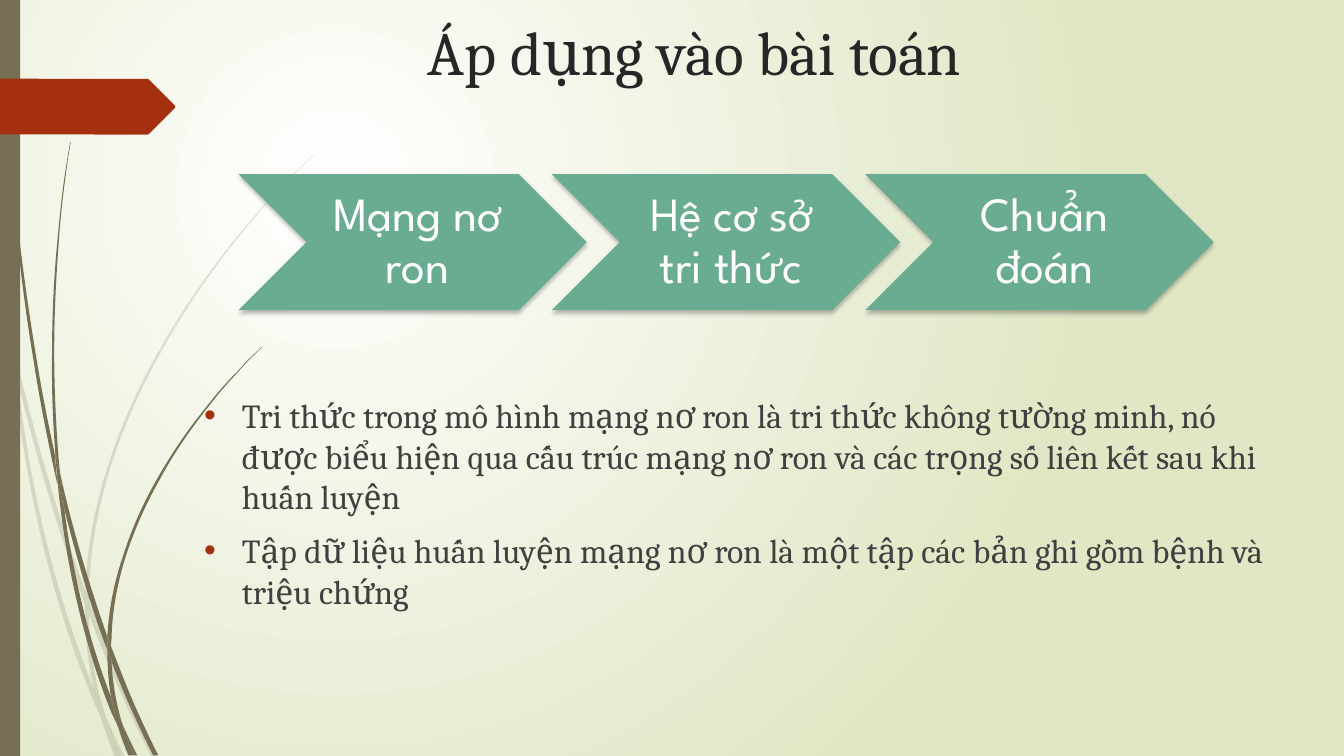
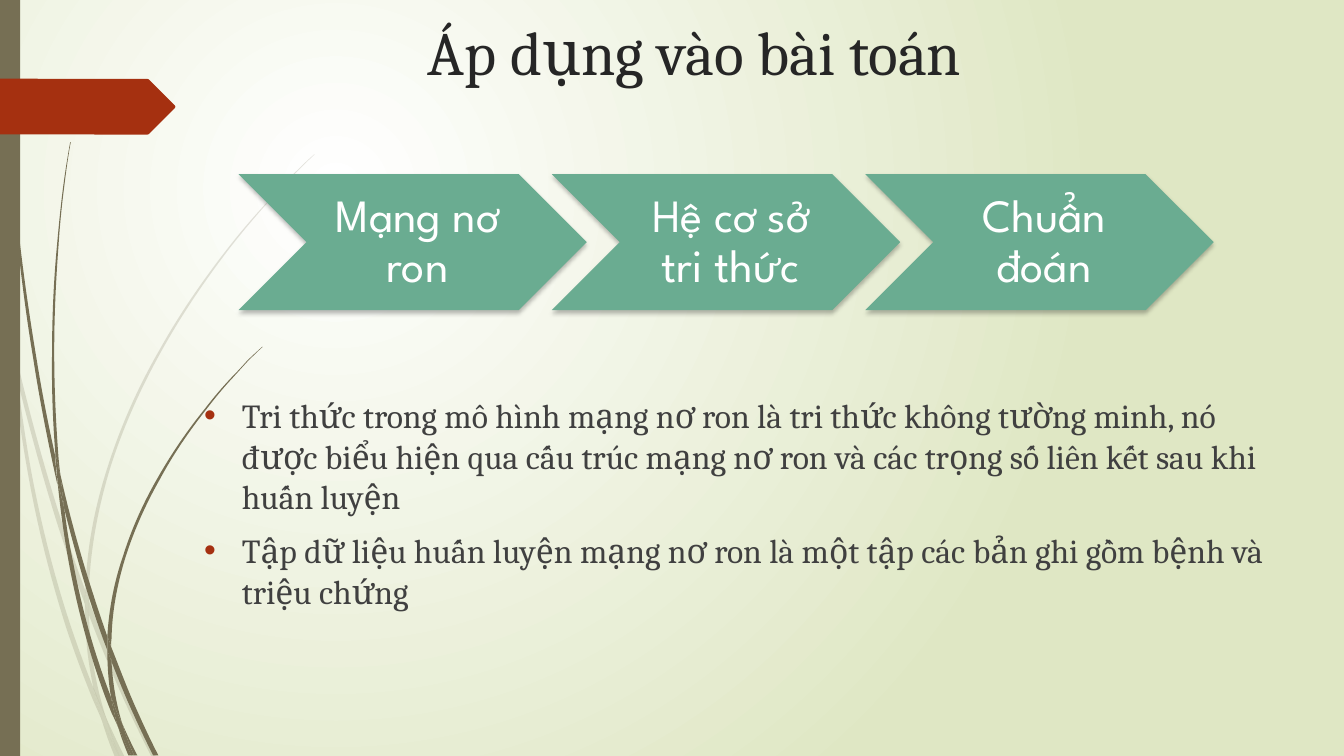
Before and after one commit to tienthienhd/Diagnostic_Diseases, a slide deck: slide 9 of chuẩn đoán bệnh.pptx. Drawn at 1344x756 pixels with LibreOffice and Linux fonts; fonts in the diff are those of the drawing. Boxes give left, top, right and bottom in pixels: in the first picture for what was removed or moved away, otherwise in the second. Text is boxed around its words. In the diff, an @@ line names an element or a change of style, - is before the commit and + after.

```diff
--- a/chuẩn đoán bệnh.pptx
+++ b/chuẩn đoán bệnh.pptx
@@ size 34 to 33 pt in 3 elements at [336,201,499,283], [652,201,809,283], [982,192,1106,283] @@
```
Also in this commit, not shown: 2 other slides changed, 1 other file.
